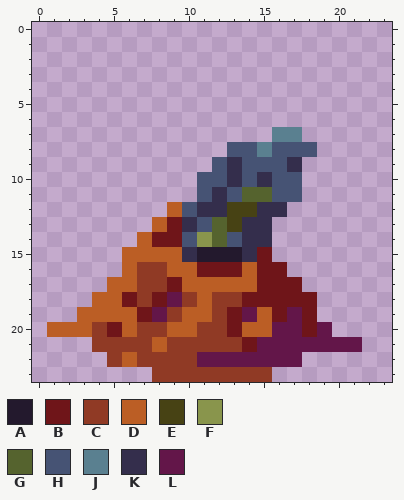
Edited in one commit: pixel-art sprite (images/energyitem-default-006.png). The first picture shows the starting point.
The file is 24x24 pixels. The old version is drawn lined up with the new one.
Palette (. is transparent): A #23192d  B #6f1519  C #903a25  D #bb5e25  E #474214  F #89954c  G #55632e  H #465374  J #5a8090  K #342e4c  L #631649
Pixels before, first column x 1:
 7 ...............JJ....
 8 ............HHJHHH...
 9 ...........HKHHHK....
10 ..........HHKHKHH....
11 ..........HKHGGHH....
12 ........DHKKEEKK.....
13 .......DBKHGEKK......
14 ......DBBHFGHKK......
15 .....DDDDKAAAKB......
16 .....DCCDDBBBDBB.....
17 ....DDCCBDDDDDBBB....
18 ...DDBCBLCDCCBBBBB...
19 ..DDDDBLCDDCBLDBLB...
20 DDDCBDCCDDCCBDDLLBL..
21 ...CCCCDCCCCCBLLLLLLL
22 ....CDCCCCLLLLLLL....
23 .......CCCCCCCC......
After the commit:
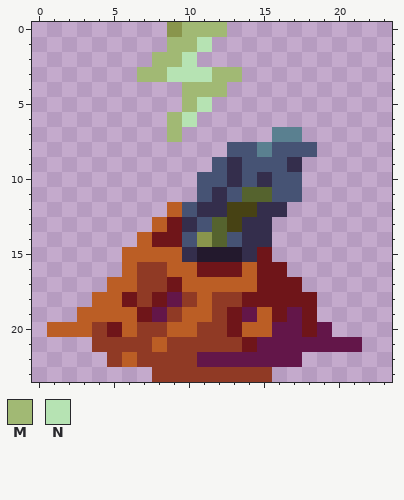
Colours new in this view: M #a1b974  N #b6e3b3
Edits made:
whole drawing moved by +0,+3 (the old picture is shown already moved)
The edit adds colour F in row 0 at x 9.
The edit adds colour M in row 0 at x 10 to 12; in row 1 at x 9 to 10; in row 2 at x 8 to 9; in row 3 at x 7 to 8 and 12 to 13; in row 4 at x 10 to 12; in row 5 at x 10.
The edit adds colour M in rows 6 to 7 at x 9.
The edit adds colour N in row 1 at x 11; in row 2 at x 10; in row 3 at x 9 to 11; in row 5 at x 11; in row 6 at x 10.
